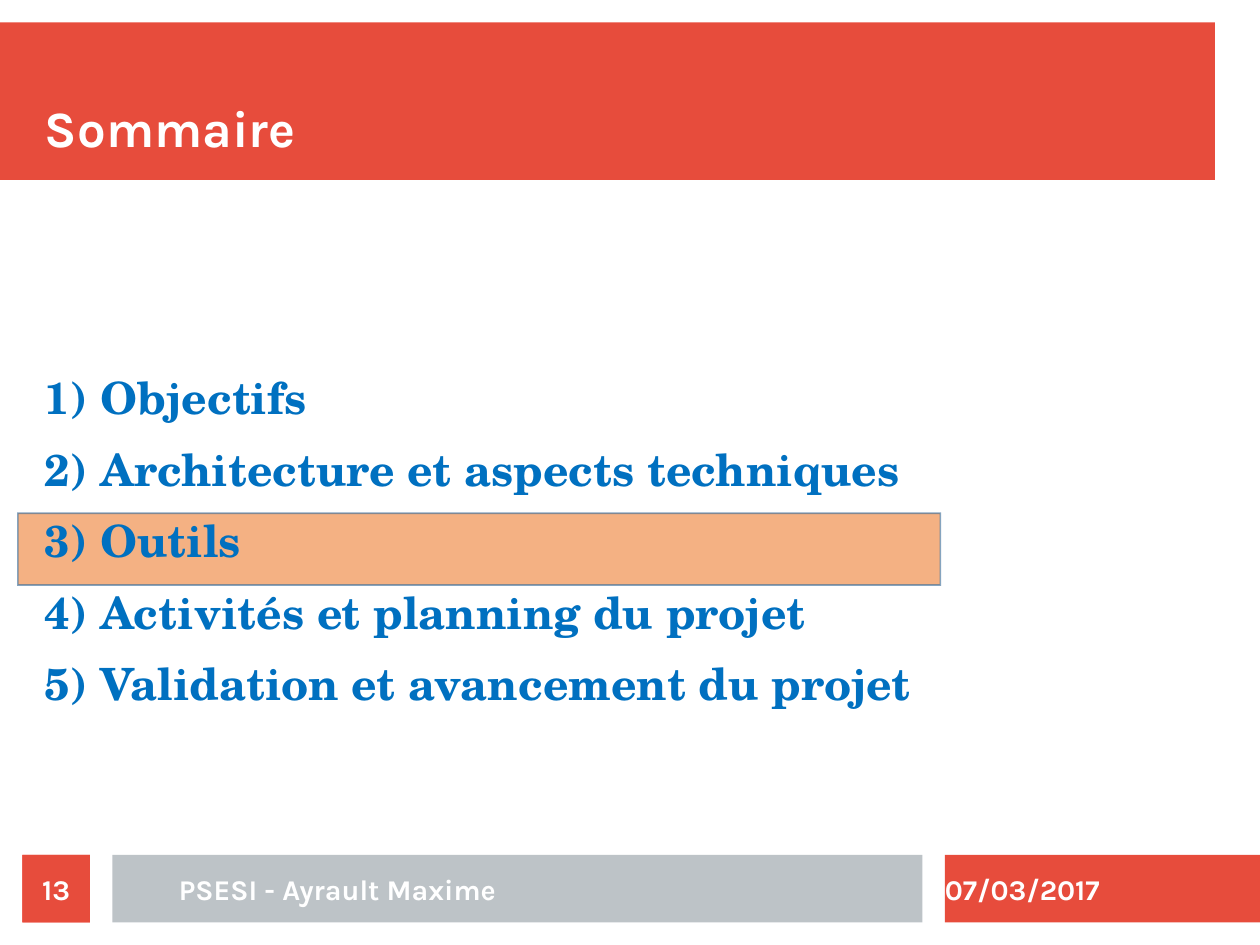
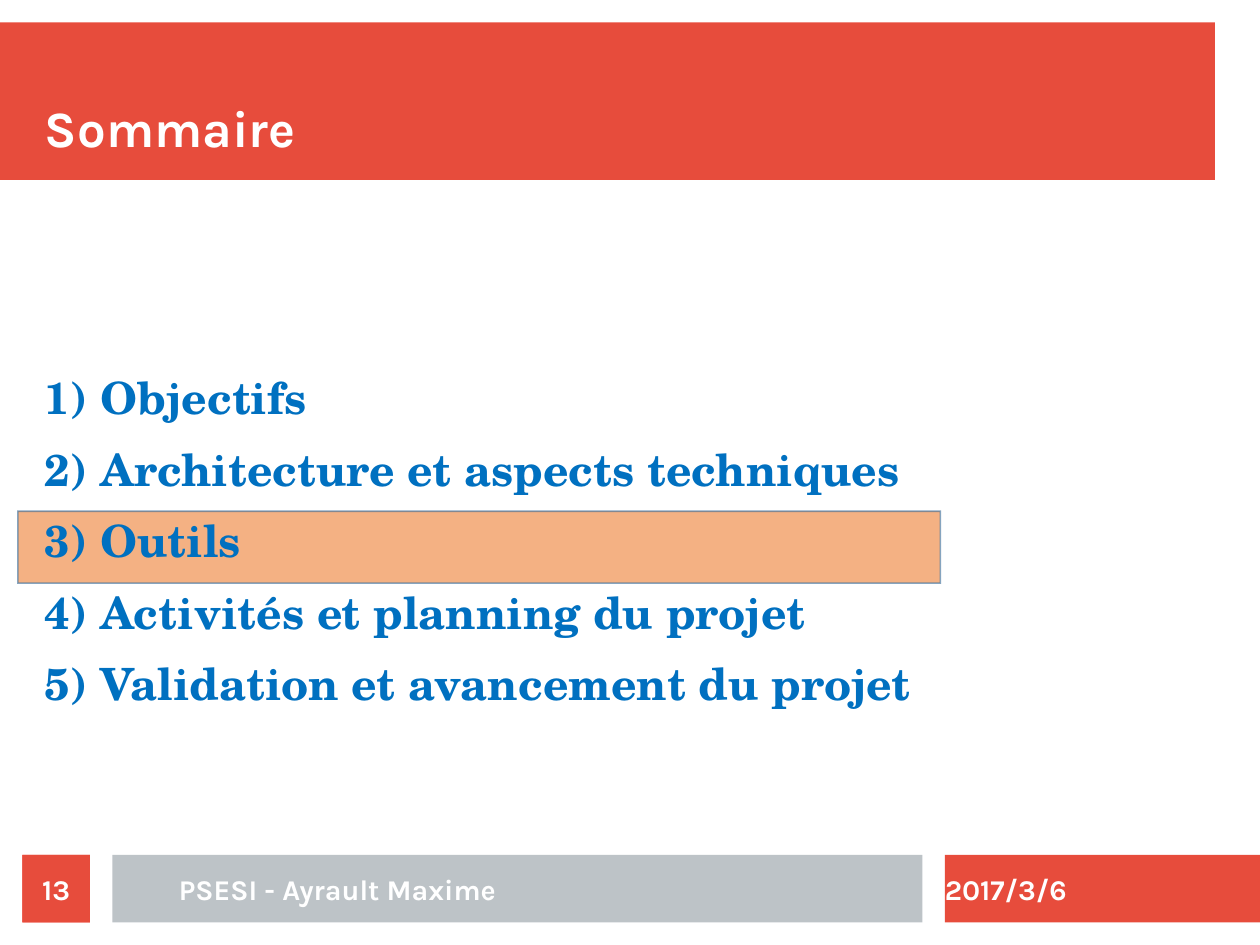
Before and after one commit to maximouth/CBI, a slide deck: slide 13 of Presentation/presentation.odp. Drawn at 1260x945 pixels with LibreOffice and Linux fonts; fonts in the diff are those of the drawing. Boxes give left, top, right and bottom in pixels: in the first picture for what was removed or moved away, otherwise in the second. Text is boxed around its words. In the diff, an @@ line names an element or a change of style, - is before the commit and + after.

```diff
--- a/Presentation/presentation.odp
+++ b/Presentation/presentation.odp
@@ freeform shape at [18,511,941,583]: outline redrawn @@
@@ text at [945,878,1067,903]: text changed @@
-07/03/2017
+2017/3/6
```
Also in this commit, not shown: 22 other slides changed.
